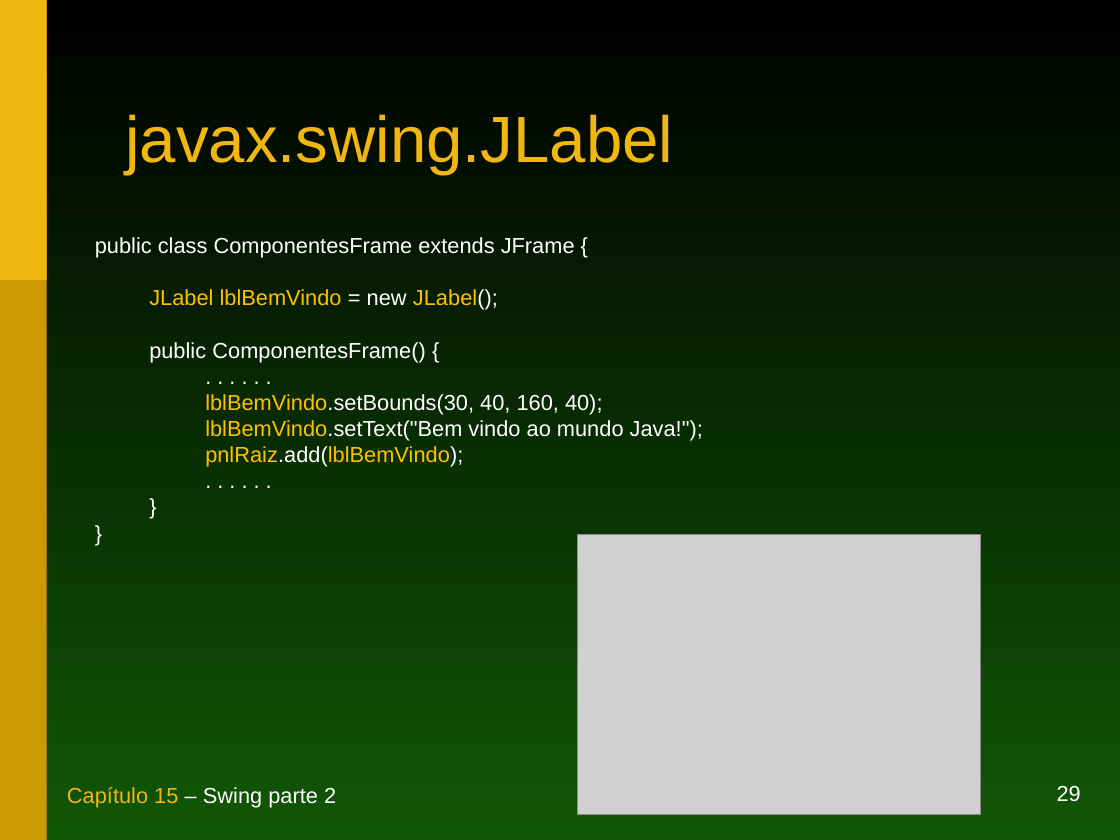
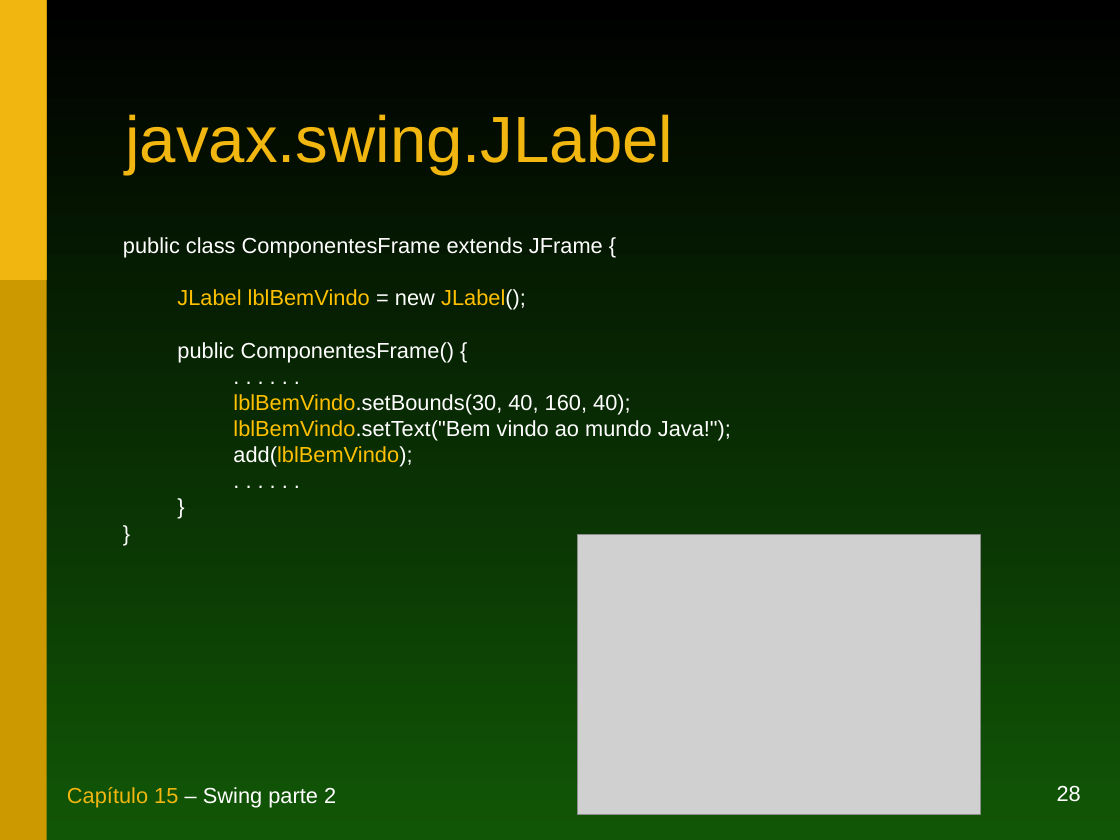
Before and after one commit to duchesqui/slzvieira-training, a slide deck: slide 28 of 1-Java-Programmer-Modulo-I/16.Capitulo15.ppt (slide 29 before the commit). Drawn at 1120x840 pixels with LibreOffice and Linux fonts; fonts in the diff are those of the drawing; grey boxes stand for pictures. Boxes give left, top, right and bottom in pixels: in the first picture for what was removed or moved away, otherwise in the second. Text is boxed around its words. In the diff, an @@ line names an element or a change of style, - is before the commit and + after.

```diff
--- a/1-Java-Programmer-Modulo-I/16.Capitulo15.ppt
+++ b/1-Java-Programmer-Modulo-I/16.Capitulo15.ppt
@@ text "public class ComponentesFrame extends JFrame ...": place and size @@
-text "public class ComponentesFrame extends JFrame ..." at [95,237,703,467]
+text "public class ComponentesFrame extends JFrame ..." at [123,237,731,467]
@@ text at [233,446,412,467]: text changed @@
-pnlRaiz.add(lblBemVindo);
+add(lblBemVindo);
@@ page number at [1057,785,1081,802]: text changed @@
-29
+28
```
Also in this commit, not shown: 13 other slides changed, 3 slides added, 4 slides removed, 3 other files.
